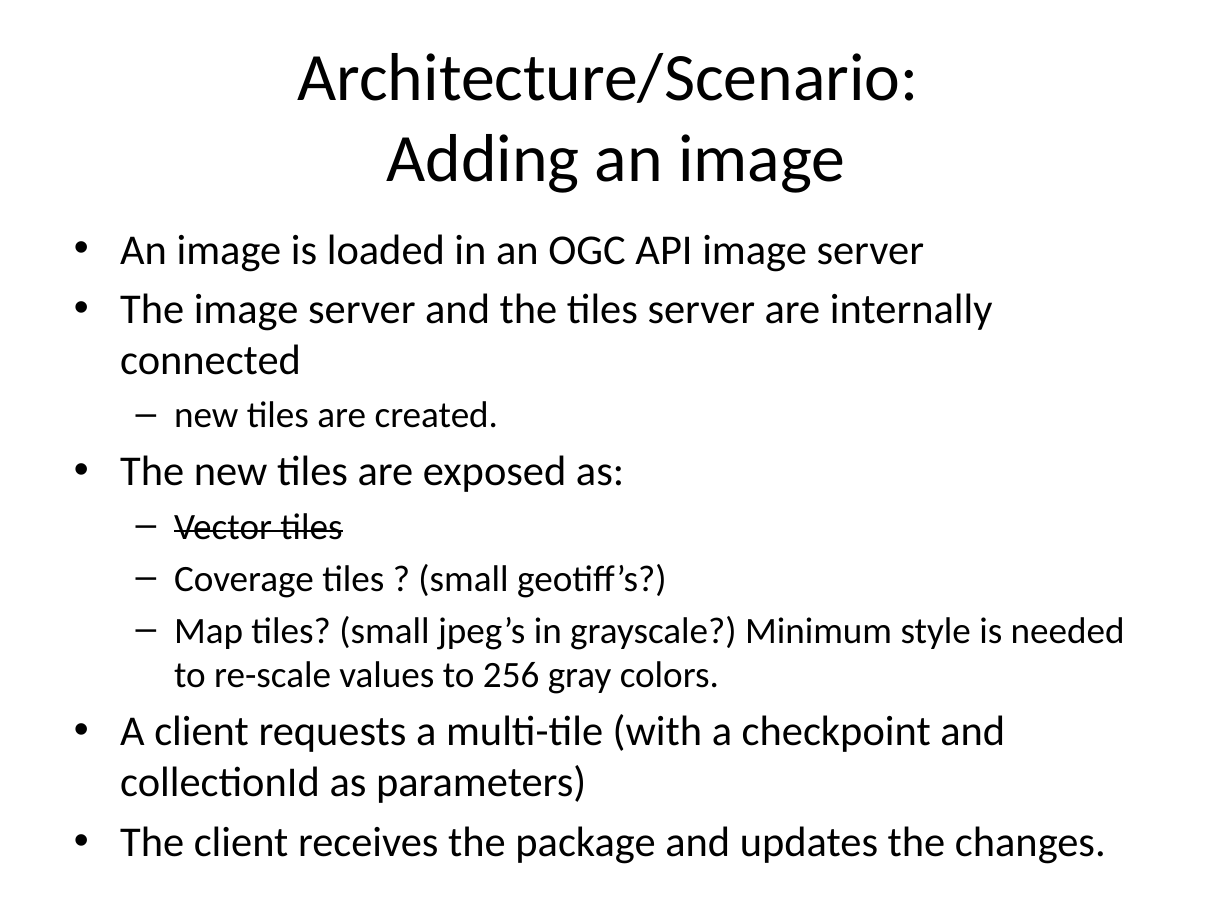
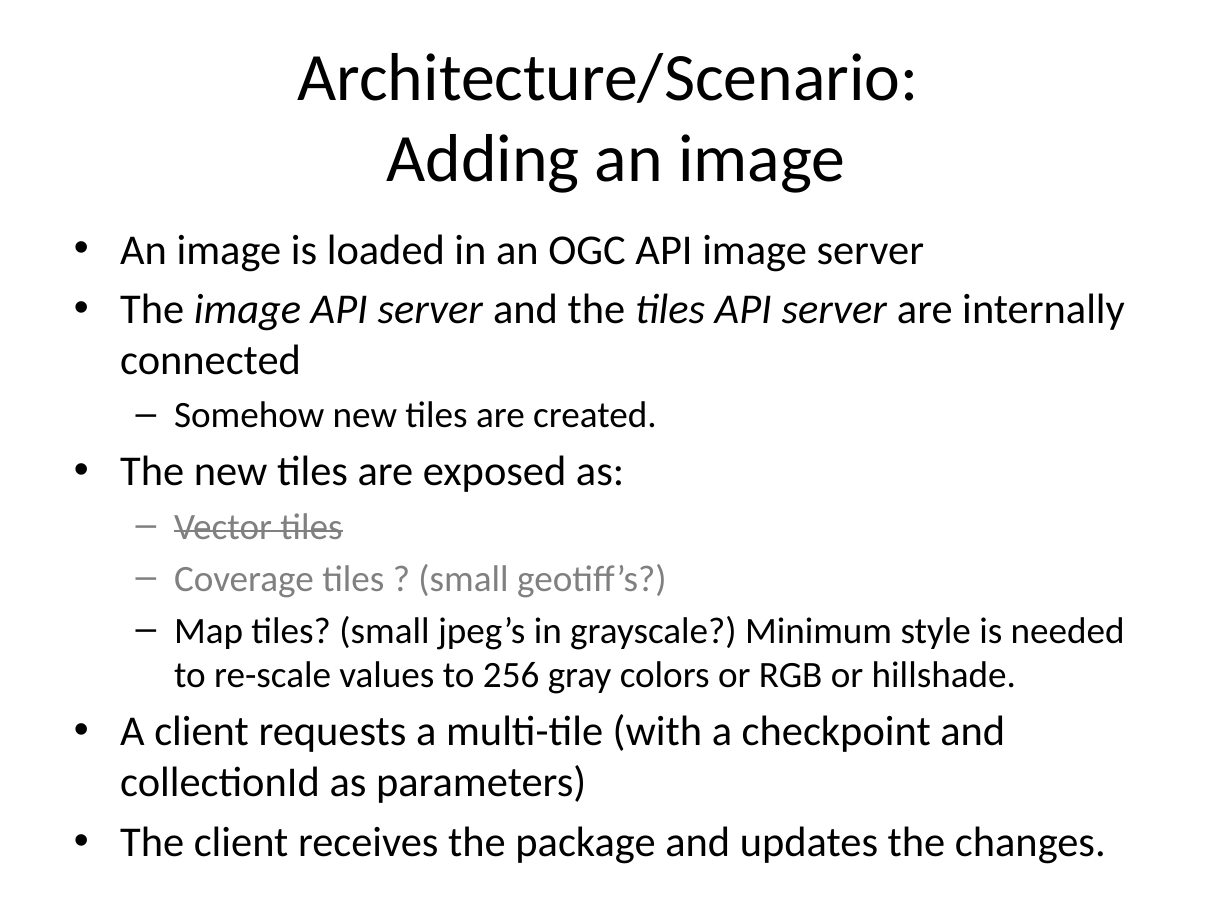
Before and after one commit to opengeospatial/ogcapi-maps, a slide deck: slide 6 of standard/images/diagrams.pptx. Drawn at 1232x924 pixels with LibreOffice and Linux fonts; fonts in the diff are those of the drawing. Boxes give left, top, right and bottom in pixels: in the first picture for what was removed or moved away, otherwise in the second. Text is boxed around its words. In the diff, an @@ line names an element or a change of style, - is before the commit and + after.

```diff
--- a/standard/images/diagrams.pptx
+++ b/standard/images/diagrams.pptx
@@ text at box(120, 293, 1125, 428): text changed @@
-• The image server and the tiles server are internally connected
-  – new tiles are created.
+• The image API server and the tiles API server are internally connected
+  – Somehow new tiles are created.
@@ text at box(174, 513, 667, 598): text colour #000000 to #808080 in "Vector tiles", "Coverage tiles ? (small geotiff’s?)" @@
@@ text at box(174, 616, 1125, 694): text changed @@
-  – Map tiles? (small jpeg’s in grayscale?) Minimum style is needed to re-scale values to 256 gray colors.
+  – Map tiles? (small jpeg’s in grayscale?) Minimum style is needed to re-scale values to 256 gray colors or RGB or hillshade.
```
Also in this commit, not shown: 3 other slides changed, 4 other files.
